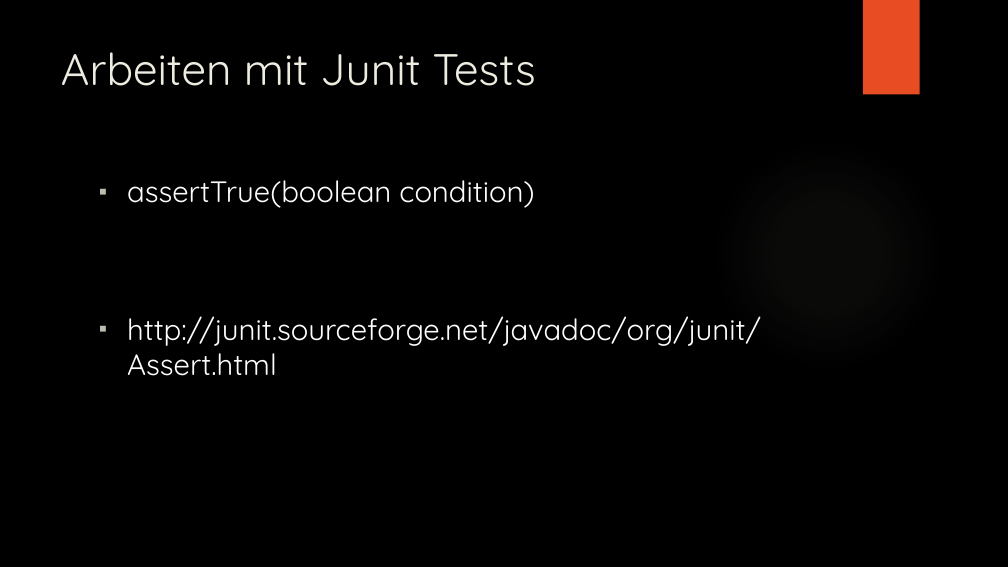
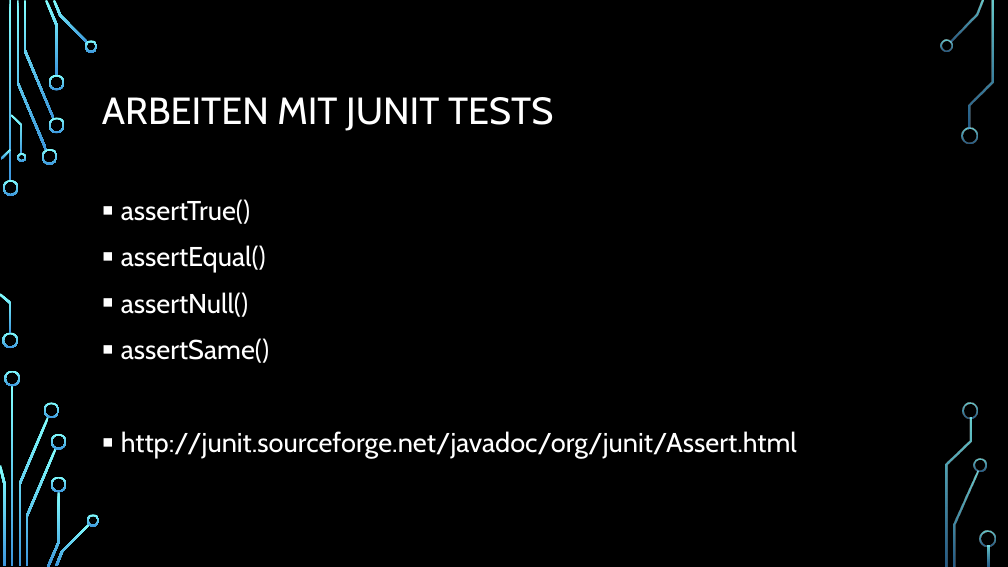
Before and after one commit to Ratnar/Tesint-with-JUnit, a slide deck: slide 11 of Präsentation/Unit testen mit JUnit.pptx (slide 8 before the commit). Drawn at 1008x567 pixels with LibreOffice and Linux fonts; fonts in the diff are those of the drawing; background and template pictures are left out. Boxes give left, top, right and bottom in pixels: in the first picture for what was removed or moved away, otherwise in the second. Text is boxed around its words. In the diff, an @@ line names an element or a change of style, - is before the commit and + after.

```diff
--- a/Präsentation/Unit testen mit JUnit.pptx
+++ b/Präsentation/Unit testen mit JUnit.pptx
@@ rectangle removed at (863,0,920,95) @@
@@ title "ARBEITEN MIT JUNIT TESTS" at (102,97,553,131): vertical alignment top to middle @@
@@ title at (102,97,553,131): text changed; size 42 to 36 pt; font Quicksand to Cabin; text colour #EEECE1 to #FFFFFF @@
-Arbeiten mit Junit Tests
+ARBEITEN MIT JUNIT TESTS
@@ ellipse removed at (712,138,944,371) @@
@@ text "assertTrue()": place and size @@
-text "assertTrue()" at (127,180,761,376)
+text "assertTrue()" at (121,199,797,458)
@@ text at (121,199,269,363): text changed; size 28 to 25.9 pt; font Quicksand to Cabin @@
-▪ assertTrue(boolean condition)
+▪ assertTrue()
+▪ assertEqual()
+▪ assertNull()
+▪ assertSame()
@@ text at (121,431,797,458): size 28 to 25.9 pt, font Quicksand to Cabin in "http://junit.sourceforge.net/javadoc/org/junit/Assert.html"; indent changed; line spacing 1 to 1.1 @@
@@ group added at (0,0,996,567): 33 freeform shapes, 3 rectangles @@
```
Also in this commit, not shown: 9 other slides changed, 8 slides added, 1 slide removed, 8 other files.
